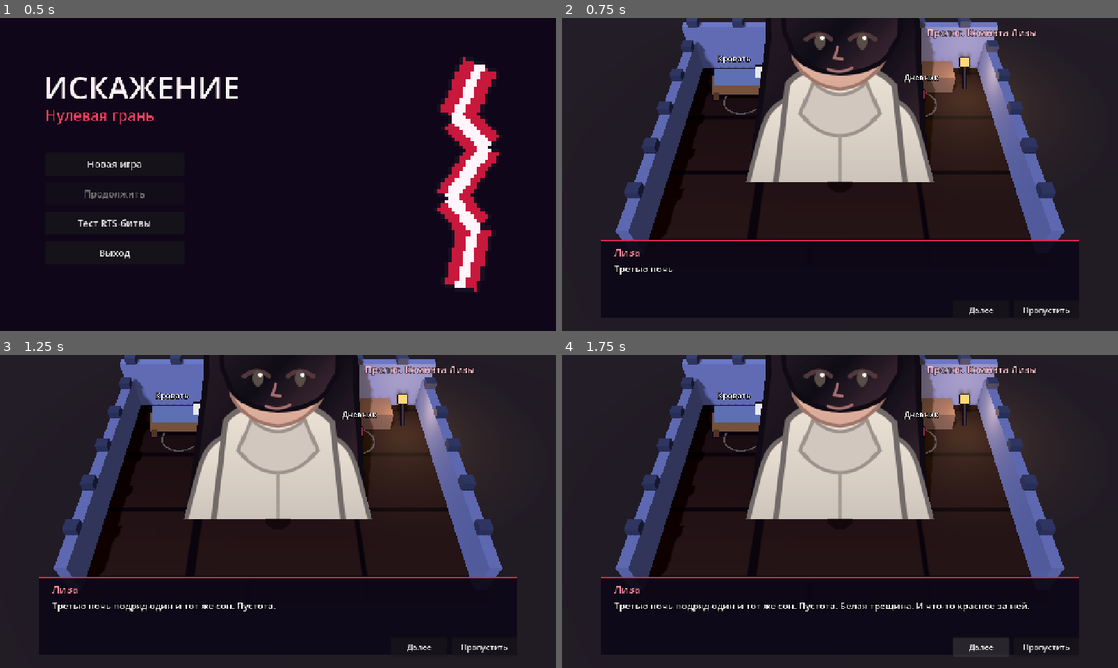
Above: before the commit, frames 1-4 (two rows, left to right).
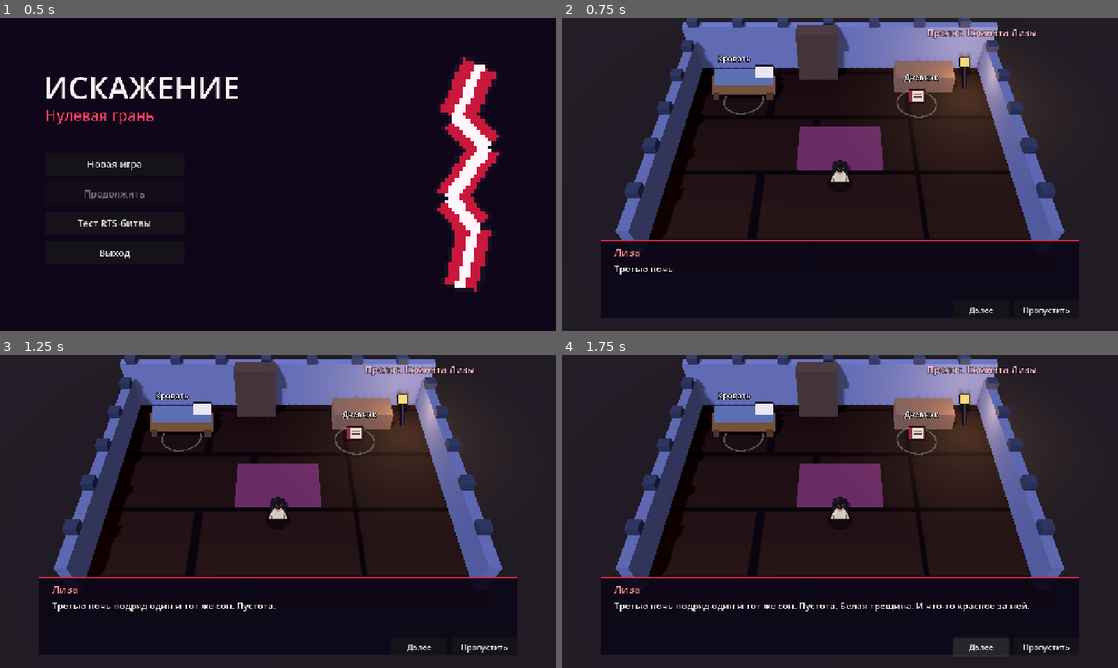
Above: after the commit, the same moments.

Repository: filuiss742-stack/Rift
Game: Godot game, scene res://scenes/main.tscn
Two runs of this game, one before a commit and one after it. Both use one fixed random seed, a clock stepped at 60 frames per second and the inputs below.
Inputs:
- Up to frame 1 (0.5 s): no input
- Up to frame 2 (0.75 s): click "Новая игра" at 0.5 s
- Up to frame 3 (1.25 s): no input
- Up to frame 4 (1.75 s): click "Далее" at 1.25 s

Frame 1 is identical in both runs. In frame 2, 15% of the frame differs, in the area x 33-67%, y 0-53%; in frame 3, 15%; in frame 4, 15%.

Commit message:
Fix player sprite world scale

Diff:
--- a/scripts/actors/player.gd
+++ b/scripts/actors/player.gd
@@ -43,7 +43,7 @@
 	level = owner_level
 	var data = level.data
 	var sprite_name = "liza" if data.get("world", "") == "earth" else "mira"
-	build_body(sprite_name, 0.4, 0.043)
+	build_body(sprite_name, 0.4, 0.0043)
 	if data.get("world", "") == "earth":
 		set_directional_textures(
 			"res://assets/sprites/lisa_idle_front.svg",
